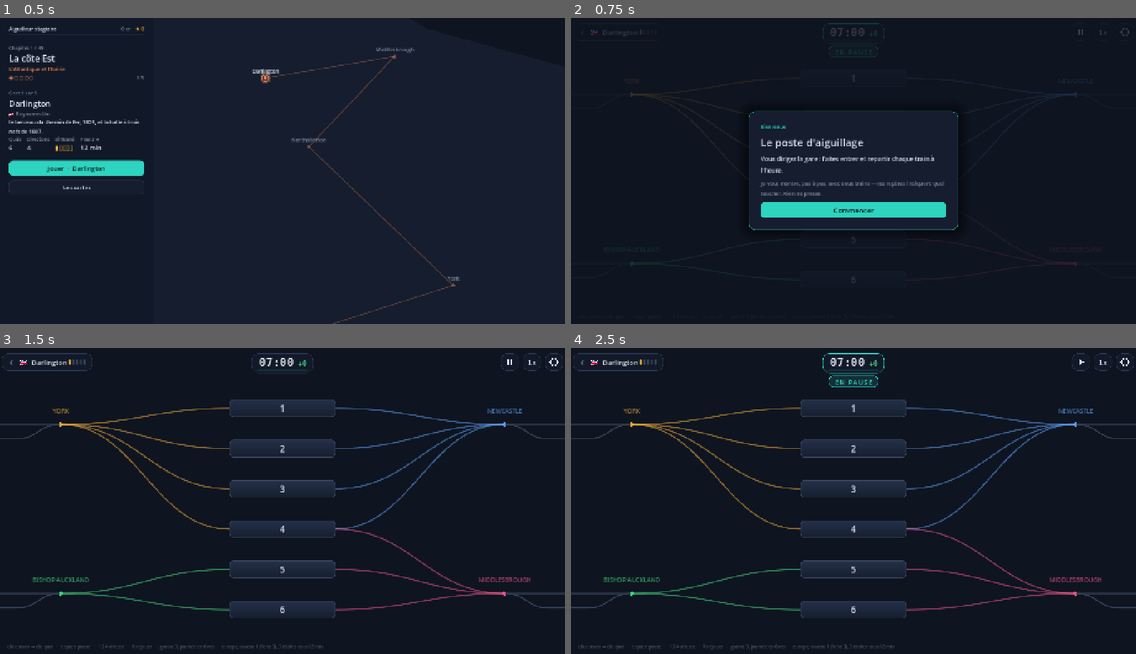
Above: before the commit, frames 1-4 (two rows, left to right).
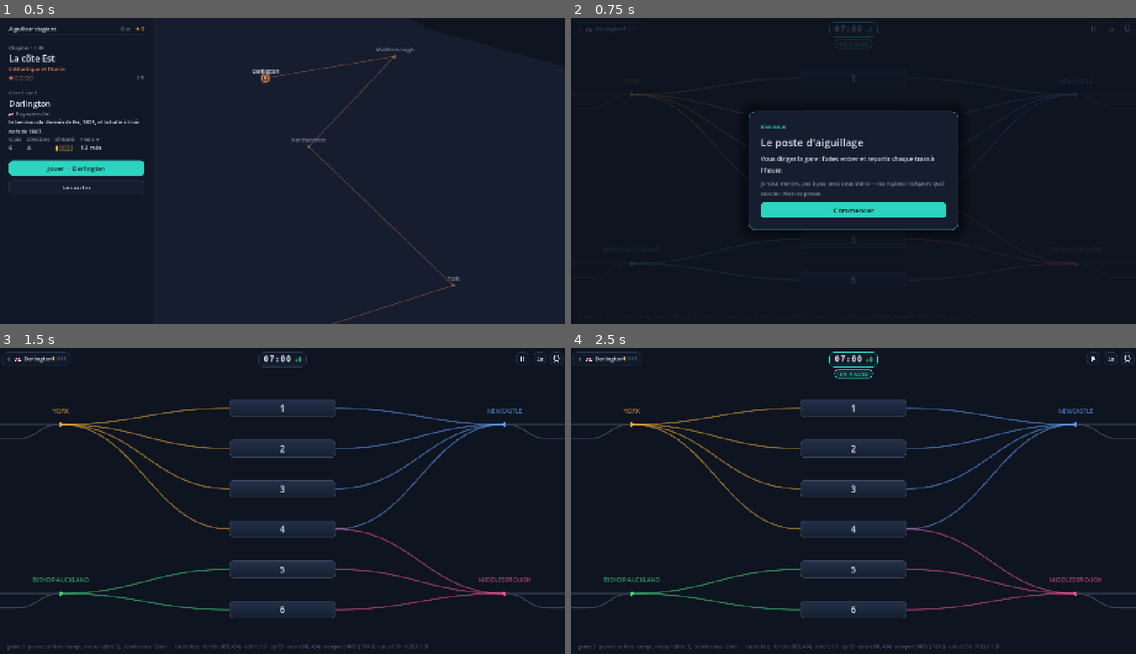
Above: after the commit, the same moments.

Repository: VincentDebaty/station
Game: Godot game, scene res://jeu/app.tscn
Same seed, same stepped clock (60 frames per second), same inputs: the game is played once before the commit and once after it.
Inputs (mouse positions are in pixels of both pictures, inside the frame that each line leads up to):
- Up to frame 1 (0.5 s): no input
- Up to frame 2 (0.75 s): click "Jouer · Darlington" at 0.5 s
- Up to frame 3 (1.5 s): click "Commencer" at 1.25 s
- Up to frame 4 (2.5 s): tap Enter at 2 s; move the mouse to (977, 485) at 2.02 s; tap 1 at 2.1 s; click (977, 485) at 2.17 s; tap Space at 2.27 s

Frame 1 is identical in both runs. In frame 2, 0.3% of the frame differs, in the area x 2-99%, y 1-13%; in frame 3, 1.1%; in frame 4, 1.5%, in the area x 0-100%, y 1-99%.

Commit message:
Le bandeau a un plancher tactile, et la mesure se lit sur l'écran du téléphone
« Tout semble petit, les infos, les marges, les boutons. » Le facteur de
bandeau retombait à 1 sur l'iPhone : window_get_size() ne rend pas la même
unité d'une plateforme à l'autre — des points sur macOS, autre chose sur
iOS — et mon calcul de taille physique s'effondrait sur cette ambiguïté.

Un écran tactile a de toute façon besoin d'un bandeau plus grand qu'un
bureau : on pose donc un plancher de 1,9, et le calcul ne peut que le
relever. 1,9 est le rapport mesuré sur un iPhone en paysage entre les
unités du viewport et les points de l'écran — de quoi rendre à une chip de
34 unités les 34 points qu'elle a sur le web.

La console de l'appareil ne remonte pas la sortie de Godot, et deux
tentatives de la lire ont échoué. La calibration écrit donc ce qu'elle a
vu dans la ligne du bas : sur un téléphone, c'est le seul journal qu'on
puisse lire. Une capture d'écran suffira désormais à trancher.

Co-Authored-By: Claude Opus 5 <noreply@anthropic.com>

Diff:
--- a/jeu/style.gd
+++ b/jeu/style.gd
@@ -58,7 +58,11 @@
 # tomberait à trois millimètres. On garde donc au bandeau sa TAILLE PHYSIQUE —
 # celle qu'il a au bureau, mesurée à 127 unités par pouce le 3 septembre 2026.
 const UNITES_PAR_POUCE_BUREAU := 127.5
+const PLANCHER_TACTILE := 1.9
 static var HUD_K := 1.0
+## Ce que la calibration a vu, pour la ligne de mise au point : sur un
+## téléphone, c'est le seul journal qu'on puisse lire.
+static var mesure := ""
 
 
 ## À appeler une fois l'écran connu. Sans elle, les deux facteurs valent 1 et
@@ -75,21 +79,38 @@
 		# Au bureau, la fenêtre est déjà à l'échelle du viewport : sans cela le
 		# bandeau ne bougerait pas, et l'essai ne montrerait que la moitié de la
 		# passe. 1,93 est ce que la mesure donne sur un iPhone 17 en paysage.
-		HUD_K = 1.93
+		HUD_K = PLANCHER_TACTILE
+		mesure = "régime tactile forcé · HUD_K %.2f" % HUD_K
 		return
 	var dpi := DisplayServer.screen_get_dpi()
 	var large := float(DisplayServer.window_get_size().x)
 	var unites := viewport.get_visible_rect().size.x
 	if dpi <= 0 or large <= 0 or unites <= 0:
-		HUD_K = UIK
+		HUD_K = max(PLANCHER_TACTILE, UIK) if UIK > 1.0 else 1.0
+		mesure = "mesure impossible · HUD_K %.2f" % HUD_K
 		return
 	# window_get_size() est en points sur macOS et sur iOS ; les pixels
 	# physiques en découlent par l'échelle de l'écran, et le pouce par le dpi.
 	var pouces := large * DisplayServer.screen_get_max_scale() / dpi
 	if pouces <= 0.0:
-		HUD_K = UIK
-		return
-	HUD_K = clampf((unites / pouces) / UNITES_PAR_POUCE_BUREAU, 1.0, 3.0)
+		HUD_K = max(PLANCHER_TACTILE, UIK) if UIK > 1.0 else 1.0
+		mesure = "pouces inconnus · HUD_K %.2f" % HUD_K
+		return
+	var calcule := clampf((unites / pouces) / UNITES_PAR_POUCE_BUREAU, 1.0, 3.0)
+	# LE CALCUL NE SUFFIT PAS, ET C'EST MESURÉ. `window_get_size()` ne rend pas
+	# la même unité d'une plateforme à l'autre — des points sur macOS, autre
+	# chose sur iOS — si bien que le facteur retombait à 1 sur l'iPhone et que
+	# tout le bandeau y paraissait minuscule (Vincent, 3 septembre 2026). Un
+	# écran tactile a de toute façon besoin d'un bandeau plus grand qu'un
+	# bureau : on pose donc un PLANCHER, et le calcul ne peut que le relever.
+	# 1,9 est le rapport mesuré sur un iPhone en paysage entre les unités du
+	# viewport (1652) et les points de l'écran (874) — de quoi rendre à une
+	# chip de 34 unités les 34 points qu'elle a sur le web.
+	HUD_K = max(PLANCHER_TACTILE, calcule) if UIK > 1.0 else 1.0
+	mesure = "tactile %s · fenêtre %s · échelle %.1f · dpi %d · écran %s · viewport %s · calcul %.2f · HUD_K %.2f" % [
+		DisplayServer.is_touchscreen_available(), DisplayServer.window_get_size(),
+		DisplayServer.screen_get_max_scale(), dpi, DisplayServer.screen_get_size(),
+		viewport.get_visible_rect().size, calcule, HUD_K]
 
 
 # --- les polices, en cache --------------------------------------------------------
--- a/jeu/vue_jeu.gd
+++ b/jeu/vue_jeu.gd
@@ -773,8 +773,9 @@
 	# d'un téléphone (mesuré le 3 septembre 2026). Petite, elle reste lisible
 	# quand on la cherche et invisible quand on joue — ce qu'on veut d'elle.
 	draw_string(sans, Vector2(18, size_ecran().y - 14),
-		"clic convoi → clic quai   ·   espace pause   ·   1 2 4 vitesse   ·   R rejouer   ·   graine %d, journée en %d ms   ·   %s"
-			% [graine, duree_generation_ms, _niveau_texte()],
+		"graine %d · journée en %d ms · %s%s"
+			% [graine, duree_generation_ms, _niveau_texte(),
+				("   ·   " + Sty.mesure) if Sty.mesure != "" else ""],
 		HORIZONTAL_ALIGNMENT_LEFT, -1, 11, Color(Sty.MUET, 0.55))
 
 
